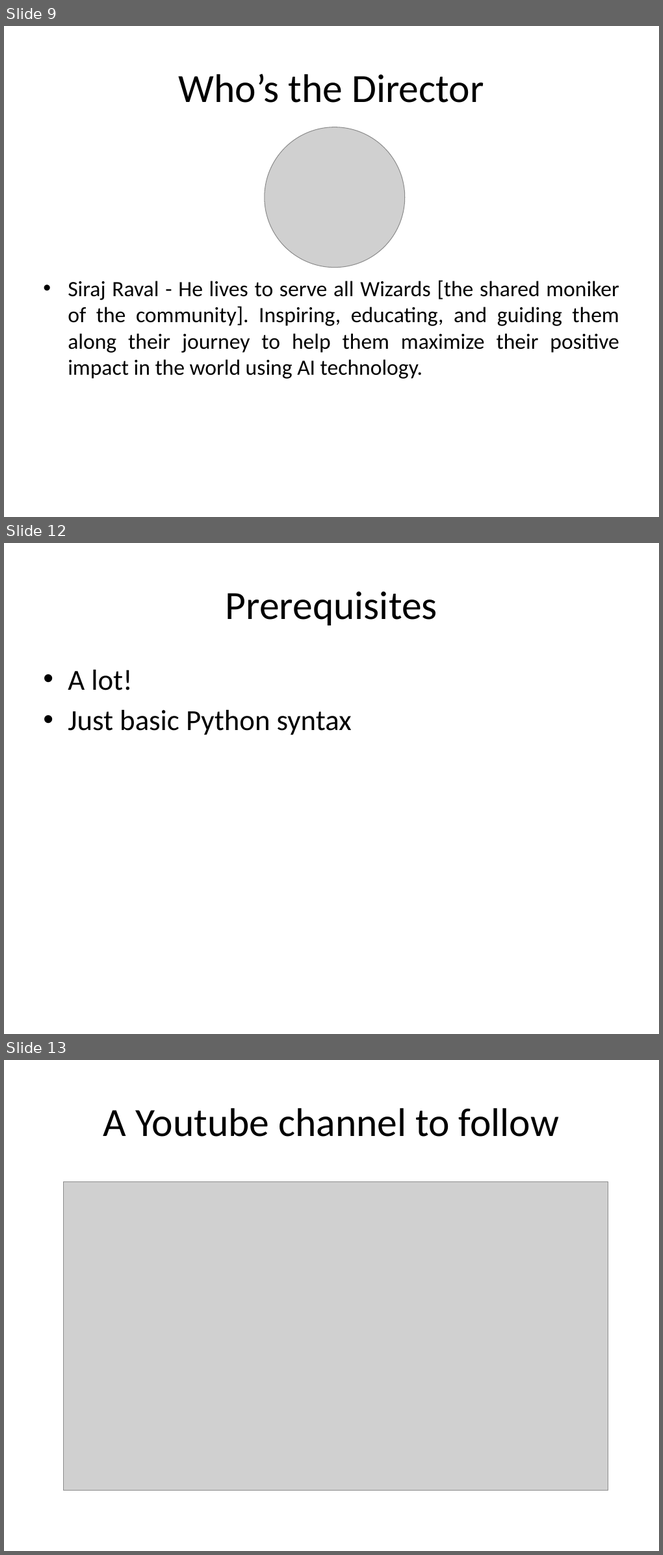
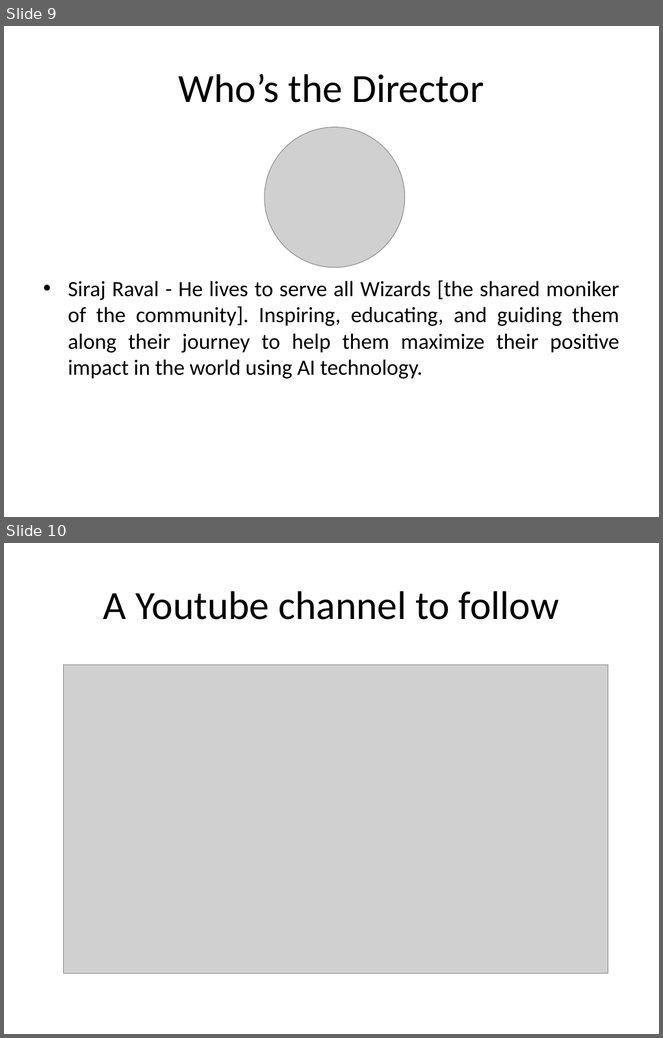
Before and after one commit to lucas29/GenevaSchoolofAI, a slide deck: 1st_meetup/Geneva School of AI 1st meetup.pptx. Shown one above the other, each under a label of ours: slides 9, 12 and 13 before the commit, slides 9 and 10 after it; the slides between them are not shown. The pictures are 663x1555 and 663x1038 pixels, drawn with LibreOffice and Linux fonts; fonts in the diff are those of the drawing; grey boxes stand for pictures. Boxes give left, top, right and bottom in pixels: in the first picture for what was removed or moved away, otherwise in the second. Text is boxed around its words. In the diff, an @@ line names an element or a change of style, - is before the commit and + after.

```diff
--- a/1st_meetup/Geneva School of AI 1st meetup.pptx
+++ b/1st_meetup/Geneva School of AI 1st meetup.pptx
@@ slide 12 removed at [4, 543, 659, 1034], background #FFFFFF @@
@@ title removed at [226, 591, 438, 626] @@
-Prerequisites
@@ text removed at [68, 670, 352, 735] @@
-• A lot!
-• Just basic Python syntax
@@ what was slide 13 is now slide 10 @@
```
Also in this commit, not shown: 5 slides changed, 1 slide added, 2 other slides removed.
